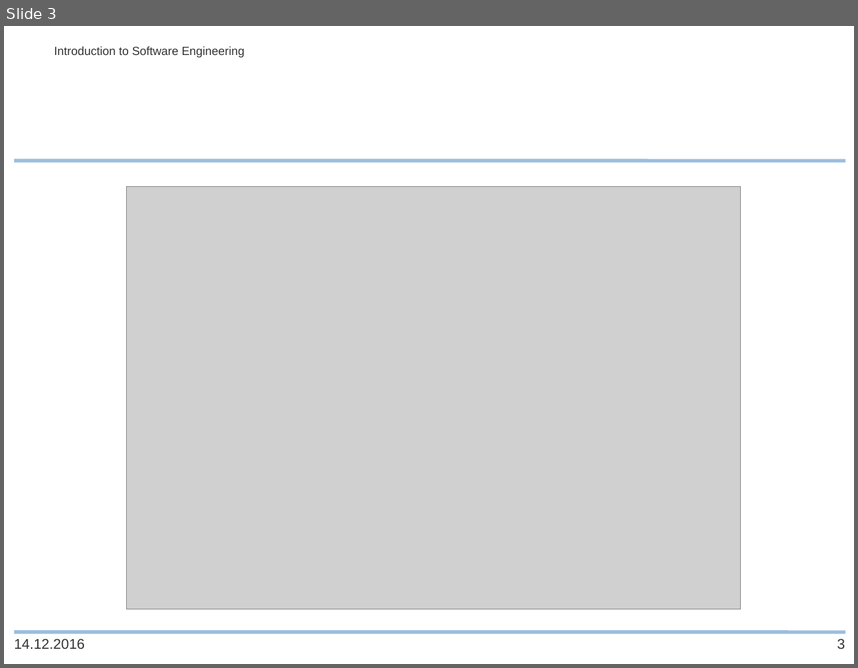
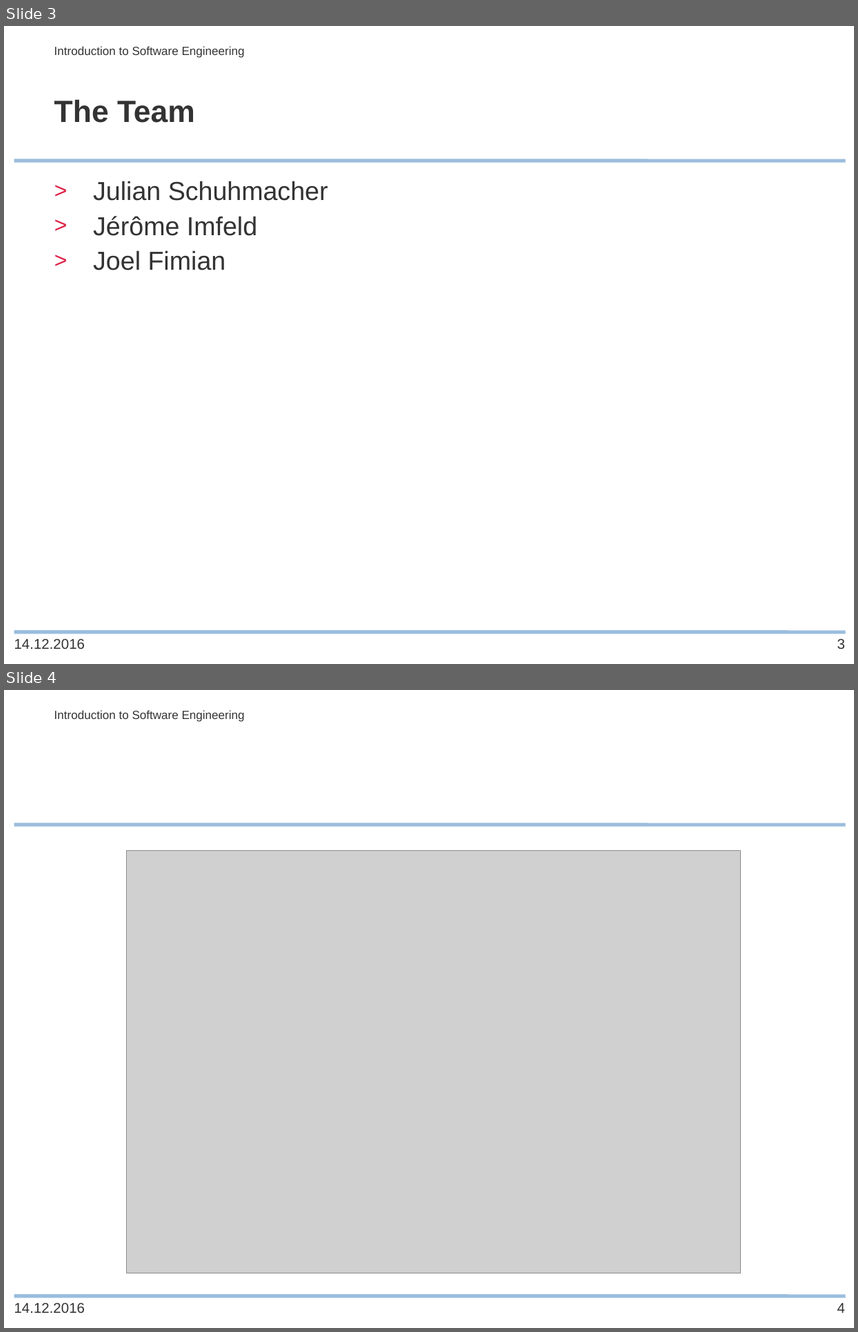
Before and after one commit to scg-unibe-ch/ese2016-team2, a slide deck: showcase/Presentation_Showcase.pptx. Shown one above the other, each under a label of ours: slide 3 before the commit, slides 3 and 4 after it. The pictures are 858x668 and 858x1332 pixels, drawn with LibreOffice and Linux fonts; fonts in the diff are those of the drawing; grey boxes stand for pictures; background and template pictures are left out. Boxes give left, top, right and bottom in pixels: in the first picture for what was removed or moved away, otherwise in the second. Text is boxed around its words. In the diff, an @@ line names an element or a change of style, - is before the commit and + after.

```diff
--- a/showcase/Presentation_Showcase.pptx
+++ b/showcase/Presentation_Showcase.pptx
@@ slide 3 added at <box>4,26,854,664</box>, background #FFFFFF; not listed: 2 template elements that a slide beside it also shows @@
@@ text added at <box>54,46,245,58</box>, 10 pt, text #333333 @@
+Introduction to Software Engineering
@@ title added at <box>54,99,195,123</box>, 26 pt, text #333333, bold @@
+The Team
@@ text added at <box>93,181,328,270</box>, 22 pt, text #333333 @@
+> Julian Schuhmacher
+> Jérôme Imfeld
+> Joel Fimian
@@ text added at <box>14,638,85,648</box>, 12 pt, text #333333 @@
+14.12.2016
@@ page number added at <box>838,638,845,648</box>, 12 pt, text #333333 @@
+3
@@ what was slide 3 is now slide 4 @@
@@ page number at <box>838,1303,845,1312</box>: text changed @@
-3
+4
```
Also in this commit, not shown: 1 slide changed.
